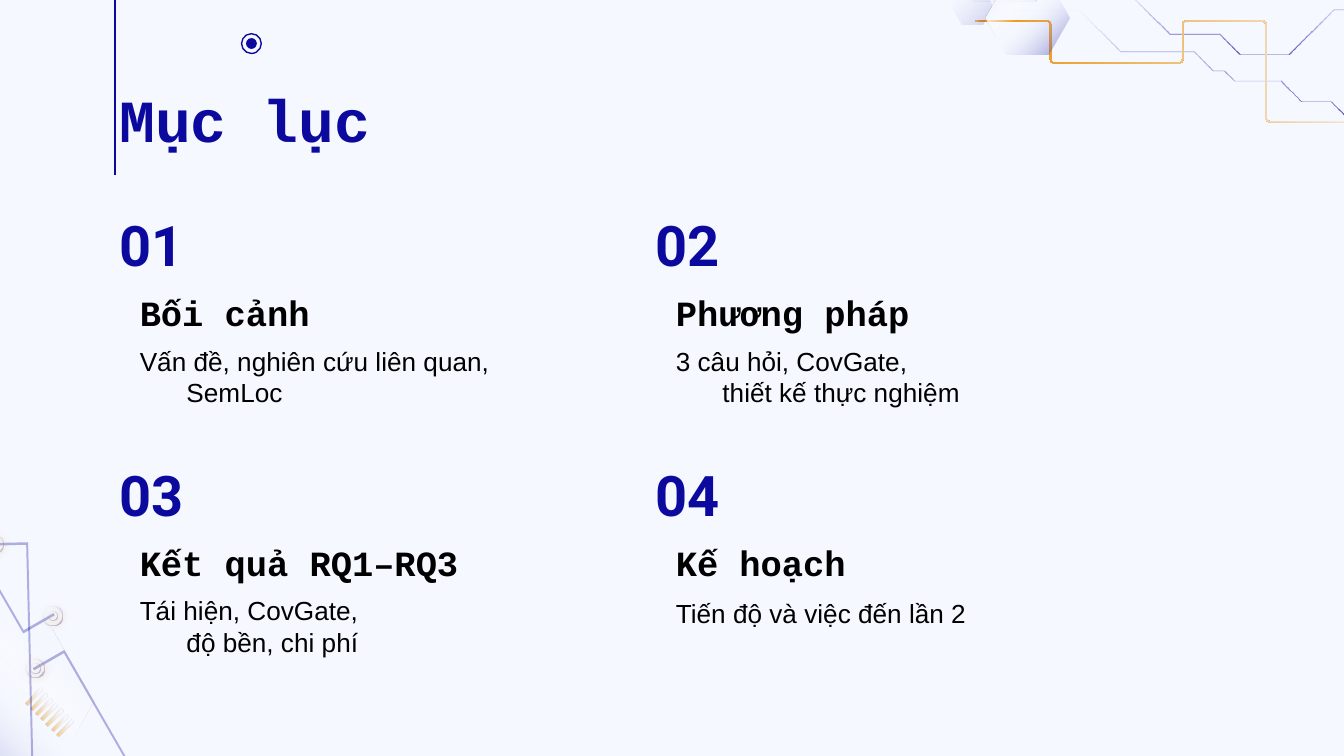
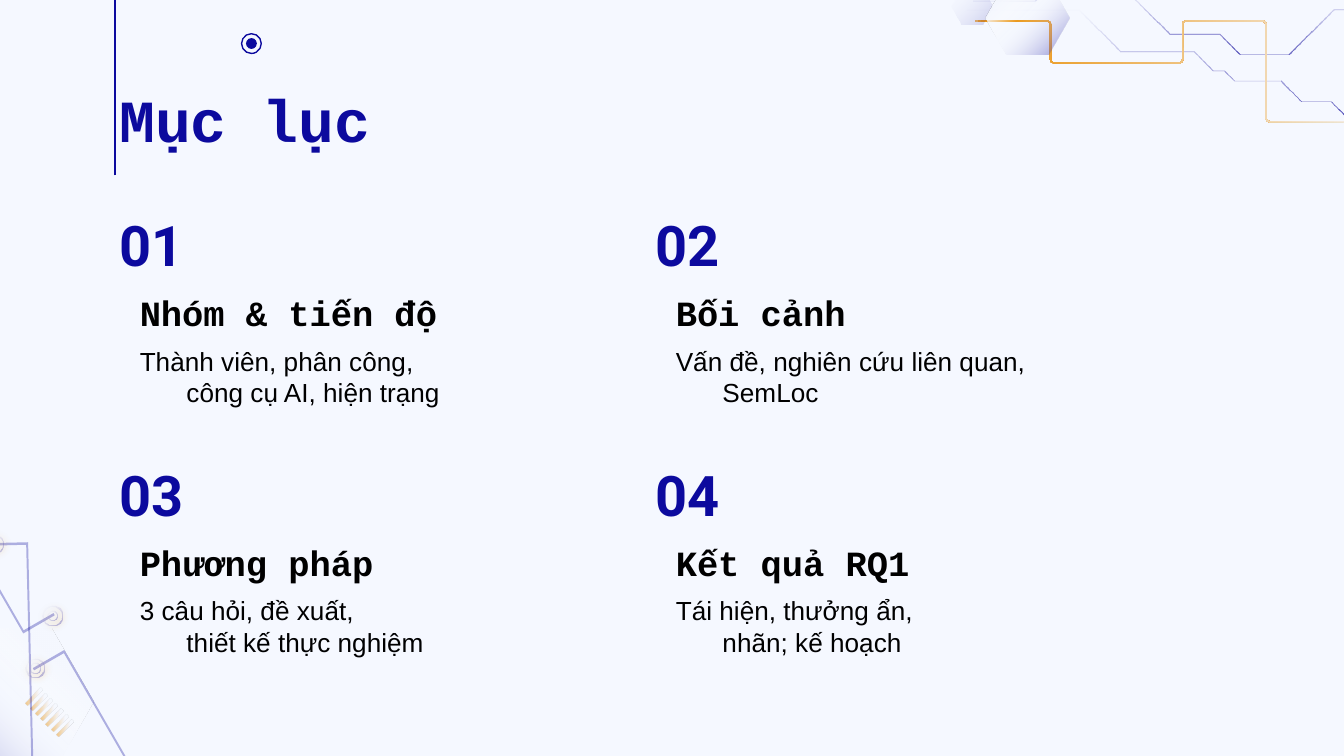
Before and after one commit to doanan293/grounded-or-guessed, a slide deck: slide 2 of docs/presentation/bao-cao-lan-1.pptx. Drawn at 1344x756 pixels with LibreOffice and Linux fonts; fonts in the diff are those of the drawing. Boxes give left, top, right and bottom in pixels: in the first picture for what was removed or moved away, otherwise in the second. Text is boxed around its words. In the diff, an @@ line names an element or a change of style, - is before the commit and + after.

```diff
--- a/docs/presentation/bao-cao-lan-1.pptx
+++ b/docs/presentation/bao-cao-lan-1.pptx
@@ subtitle at (x1=140, y1=301, x2=437, y2=333): text changed @@
-Bối cảnh
+Nhóm & tiến độ
@@ subtitle at (x1=676, y1=301, x2=846, y2=327): text changed @@
-Phương pháp
+Bối cảnh
@@ subtitle at (x1=140, y1=351, x2=440, y2=408): text changed @@
-Vấn đề, nghiên cứu liên quan,
-SemLoc
+Thành viên, phân công,
+công cụ AI, hiện trạng
@@ subtitle at (x1=676, y1=351, x2=1024, y2=403): text changed @@
-3 câu hỏi, CovGate,
-thiết kế thực nghiệm
+Vấn đề, nghiên cứu liên quan,
+SemLoc
@@ subtitle at (x1=140, y1=551, x2=373, y2=584): text changed @@
-Kết quả RQ1–RQ3
+Phương pháp
@@ subtitle at (x1=676, y1=551, x2=910, y2=584): text changed @@
-Kế hoạch
+Kết quả RQ1
@@ subtitle at (x1=676, y1=599, x2=912, y2=656): text changed @@
-Tiến độ và việc đến lần 2
+Tái hiện, thưởng ẩn,
+nhãn; kế hoạch
@@ subtitle at (x1=140, y1=600, x2=424, y2=657): text changed @@
-Tái hiện, CovGate,
-độ bền, chi phí
+3 câu hỏi, đề xuất,
+thiết kế thực nghiệm
```
Also in this commit, not shown: 9 other slides changed, 5 slides added, 3 slides removed, 21 other files.
